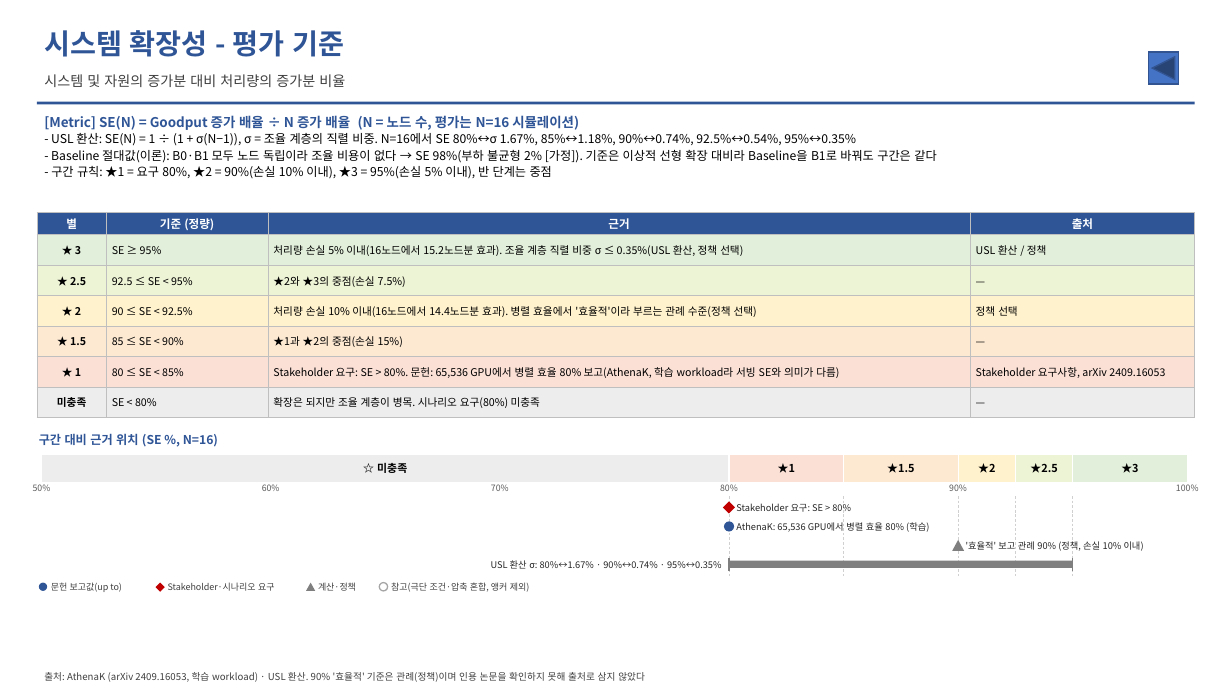
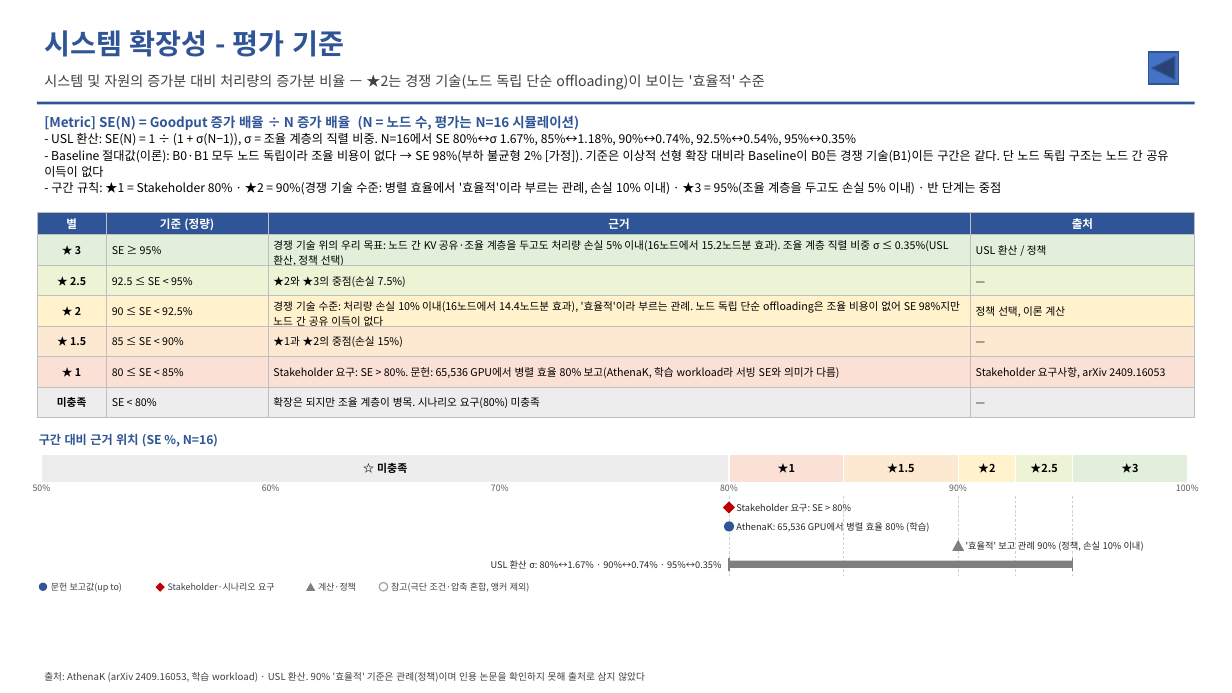
Before and after one commit to mkim0628/vllm, a slide deck: slide 16 of doc-mk/QA-criteria-v4/DP-QA-criteria-v4.pptx. Drawn at 1232x693 pixels with LibreOffice and Linux fonts; fonts in the diff are those of the drawing. Boxes give left, top, right and bottom in pixels: in the first picture for what was removed or moved away, otherwise in the second. Text is boxed around its words. In the diff, an @@ line names an element or a change of style, - is before the commit and + after.

```diff
--- a/doc-mk/QA-criteria-v4/DP-QA-criteria-v4.pptx
+++ b/doc-mk/QA-criteria-v4/DP-QA-criteria-v4.pptx
@@ text at bbox=[44, 74, 765, 90]: text changed @@
-시스템 및 자원의 증가분 대비 처리량의 증가분 비율
+시스템 및 자원의 증가분 대비 처리량의 증가분 비율 — ★2는 경쟁 기술(노드 독립 단순 offloading)이 보이는 '효율적' 수준
@@ text at bbox=[44, 149, 1168, 195]: text changed @@
-- Baseline 절대값(이론): B0·B1 모두 노드 독립이라 조율 비용이 없다 → SE 98%(부하 불균형 2% [가정]). 기준은 이상적 선형 확장 대비라 Baseline을 B1로 바꿔도 구간은 같다
-- 구간 규칙: ★1 = 요구 80%, ★2 = 90%(손실 10% 이내), ★3 = 95%(손실 5% 이내), 반 단계는 중점
+- Baseline 절대값(이론): B0·B1 모두 노드 독립이라 조율 비용이 없다 → SE 98%(부하 불균형 2% [가정]). 기준은 이상적 선형 확장 대비라 Baseline이 B0든 경쟁 기술(B1)이든 구간은 같다. 단 노드 독립 구조는 노드 간 공유 이득이 없다
+- 구간 규칙: ★1 = Stakeholder 80% · ★2 = 90%(경쟁 기술 수준: 병렬 효율에서 '효율적'이라 부르는 관례, 손실 10% 이내) · ★3 = 95%(조율 계층을 두고도 손실 5% 이내) · 반 단계는 중점
@@ table at bbox=[37, 213, 1195, 418] @@
-row 2, column 3: 처리량 손실 5% 이내(16노드에서 15.2노드분 효과). 조율 계층 직렬 비중 σ ≤ 0.35%(USL 환산, 정책 선택)
+row 2, column 3: 경쟁 기술 위의 우리 목표: 노드 간 KV 공유·조율 계층을 두고도 처리량 손실 5% 이내(16노드에서 15.2노드분 효과). 조율 계층 직렬 비중 σ ≤ 0.35%(USL 환산, 정책 선택)
-row 4, column 3: 처리량 손실 10% 이내(16노드에서 14.4노드분 효과). 병렬 효율에서 '효율적'이라 부르는 관례 수준(정책 선택)
+row 4, column 3: 경쟁 기술 수준: 처리량 손실 10% 이내(16노드에서 14.4노드분 효과), '효율적'이라 부르는 관례. 노드 독립 단순 offloading은 조율 비용이 없어 SE 98%지만 노드 간 공유 이득이 없다
-row 4, column 4: 정책 선택
+row 4, column 4: 정책 선택, 이론 계산
```
Also in this commit, not shown: 17 other slides changed, 5 other files.
